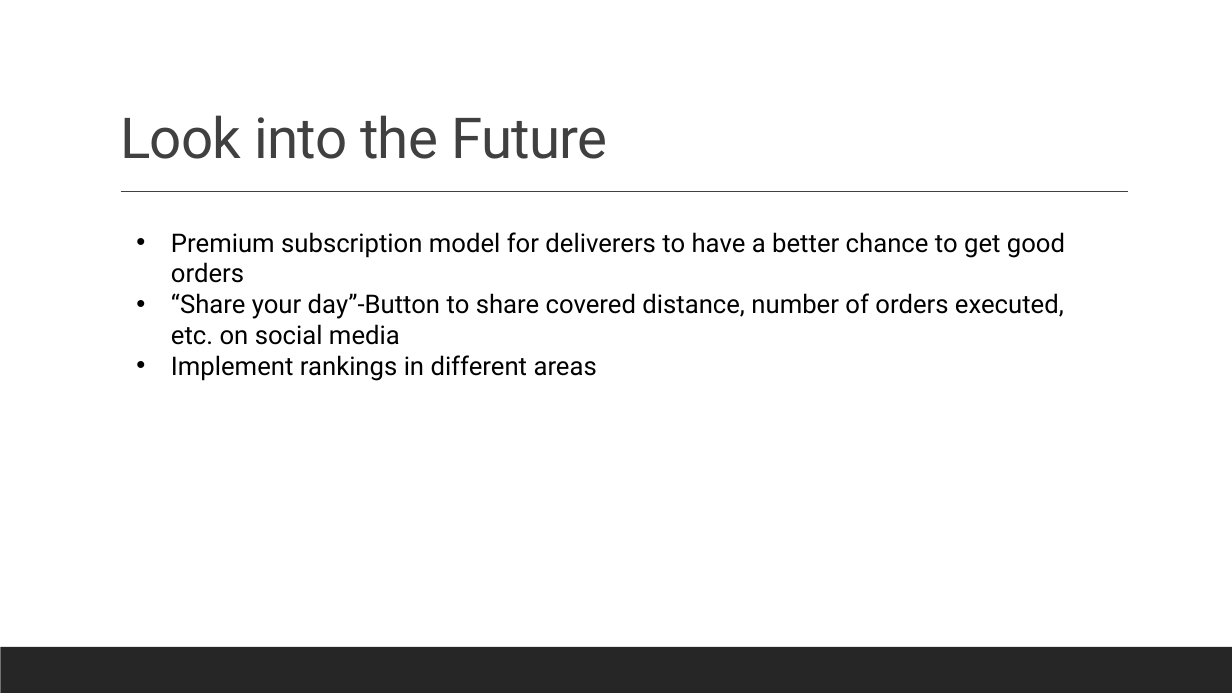
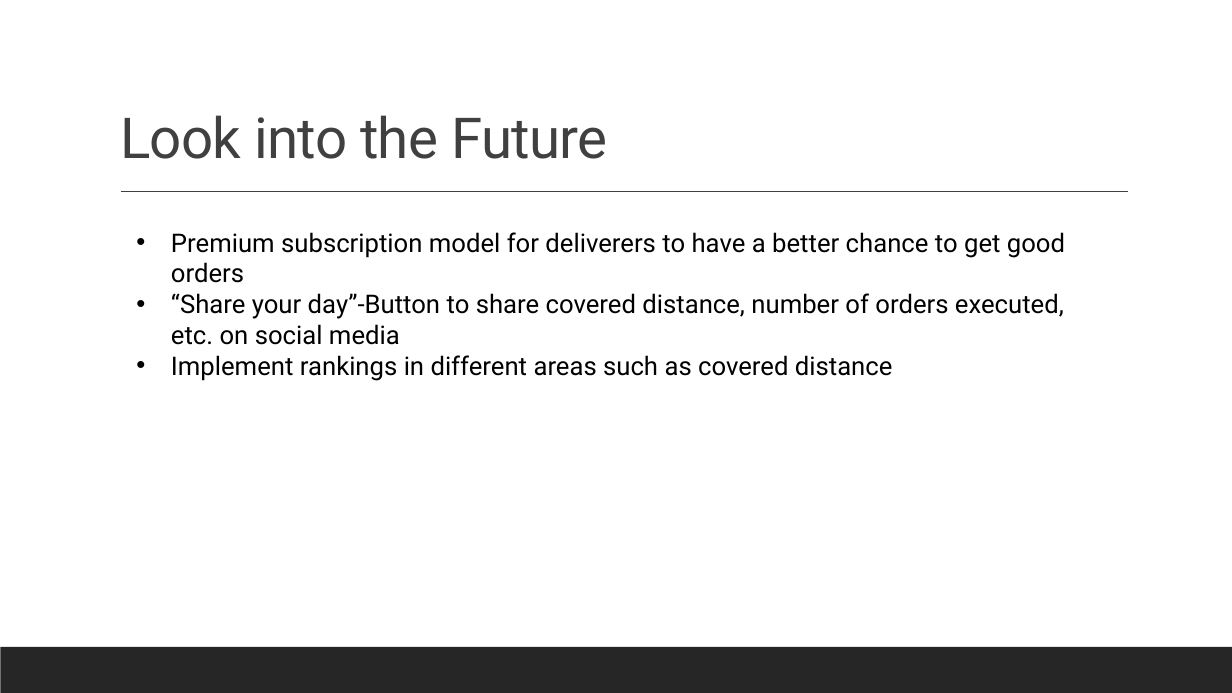
Before and after one commit to AlbinMamuti/PTV_BDI_B, a slide deck: slide 8 of Presentation3.pptx. Drawn at 1232x693 pixels with LibreOffice and Linux fonts; fonts in the diff are those of the drawing. Boxes give left, top, right and bottom in pixels: in the first picture for what was removed or moved away, otherwise in the second. Text is boxed around its words. In the diff, an @@ line names an element or a change of style, - is before the commit and + after.

```diff
--- a/Presentation3.pptx
+++ b/Presentation3.pptx
@@ text at (171, 355, 893, 381): text changed @@
-• Implement rankings in different areas
+• Implement rankings in different areas such as covered distance
```
Also in this commit, not shown: 2 other slides changed.
